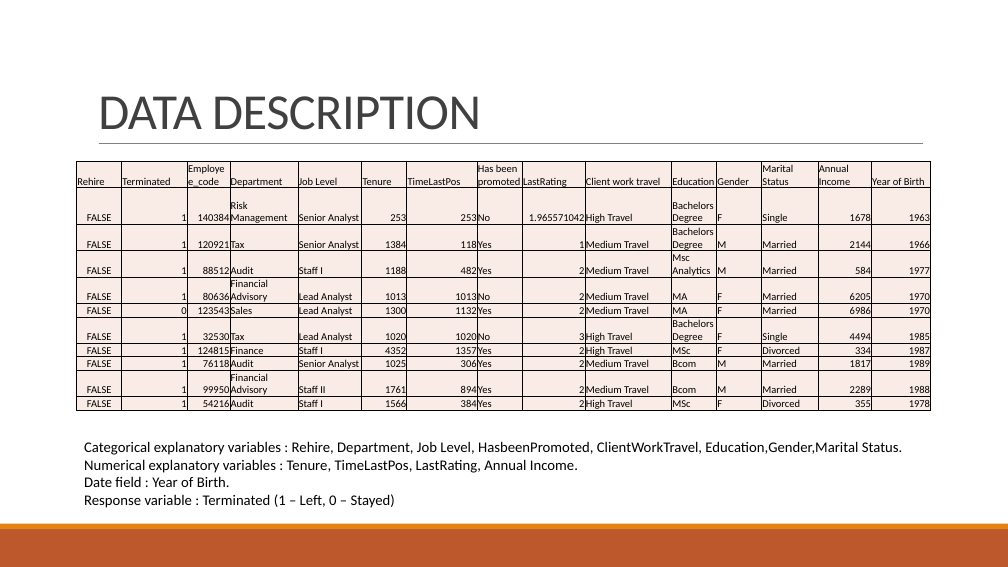
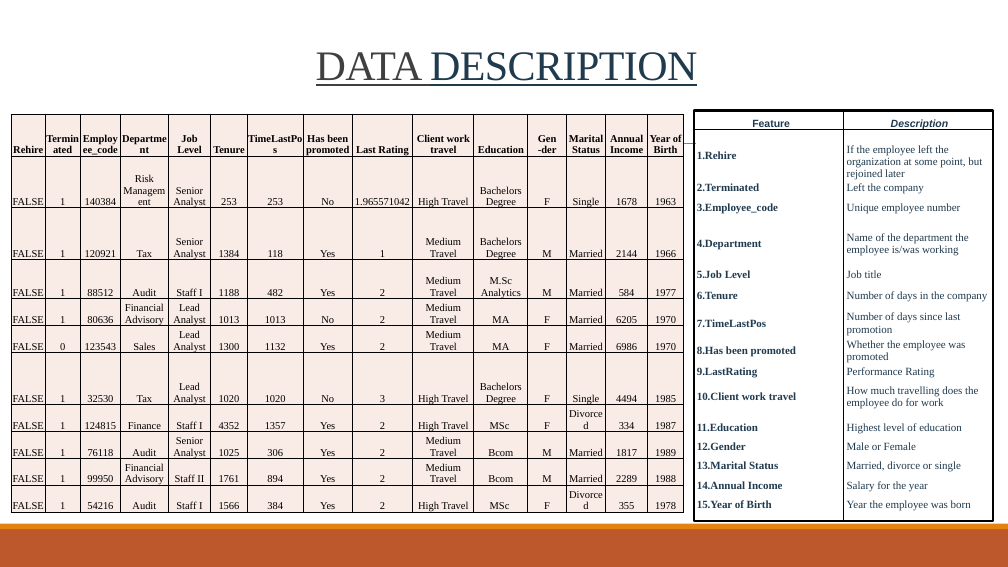
Before and after one commit to shuvayan/EloquentJavascript, a slide deck: slide 3 of HR Analytics – Employee Attrition.pptx. Drawn at 1008x567 pixels with LibreOffice and Linux fonts; fonts in the diff are those of the drawing. Boxes give left, top, right and bottom in pixels: in the first picture for what was removed or moved away, otherwise in the second. Text is boxed around its words. In the diff, an @@ line names an element or a change of style, - is before the commit and + after.

```diff
--- a/HR Analytics – Employee Attrition.pptx
+++ b/HR Analytics – Employee Attrition.pptx
@@ title "DATA DESCRIPTION" at box(316, 52, 697, 86): size 48 to 40 pt, font Calibri to Times New Roman, underline on; text colour #404040 to #203A4E in "DESCRIPTION"; alignment left to centre @@
@@ table at box(11, 114, 686, 517) @@
-row 1, column 9: LastRating
+row 1, column 9: Last Rating
-row 1, column 12: Gender
+row 1, column 12: Gen / -der
-row 4, column 11: Msc Analytics
+row 4, column 11: M.Sc Analytics
@@ font Calibri to Times New Roman @@
@@ bold on in "Rehire", "Terminated", "Employee_code", "Department" and 9 more places @@
@@ alignment left to centre @@
@@ alignment right to centre @@
@@ table: place and size @@
-table at box(76, 162, 932, 415)
+table at box(11, 114, 686, 517)
@@ rectangle added at box(694, 110, 994, 521), outline #000000 2.25 pt @@
@@ table added at box(696, 116, 993, 522), 16 rows, 2 columns @@
+Feature | Description
+1.Rehire | If the employee left the organization at some point, but rejoined later
+2.Terminated | Left the company
+3.Employee_code | Unique employee number
+4.Department | Name of the department the employee is/was working
+5.Job Level | Job title
+6.Tenure | Number of days in the company
+7.TimeLastPos | Number of days since last promotion
+8.Has been promoted | Whether the employee was promoted
+9.LastRating | Performance Rating
+10.Client work travel | How much travelling does the employee do for work
+11.Education | Highest level of education
+12.Gender | Male or Female
+13.Marital Status | Married, divorce or single
+14.Annual Income | Salary for the year
+15.Year of Birth | Year the employee was born
@@ line added from (844, 110) to (844, 522), #000000 1 pt @@
@@ line added from (694, 130) to (993, 130), #000000 1 pt @@
@@ text removed at box(84, 441, 903, 508) @@
-Categorical explanatory variables : Rehire, Department, Job Level, HasbeenPromoted, ClientWorkTravel, Education,Gender,Marital Status.
-Numerical explanatory variables : Tenure, TimeLastPos, LastRating, Annual Income.
-Date field : Year of Birth.
-Response variable : Terminated (1 – Left, 0 – Stayed)
```
Also in this commit, not shown: 6 other slides changed, 12 slides added, 4 slides removed.
